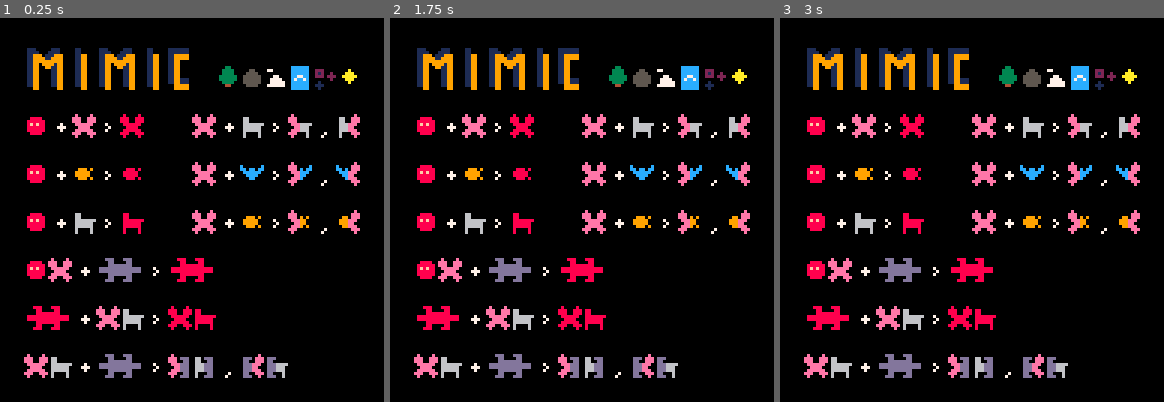
Above: before the commit, frames 1-3 (left to right).
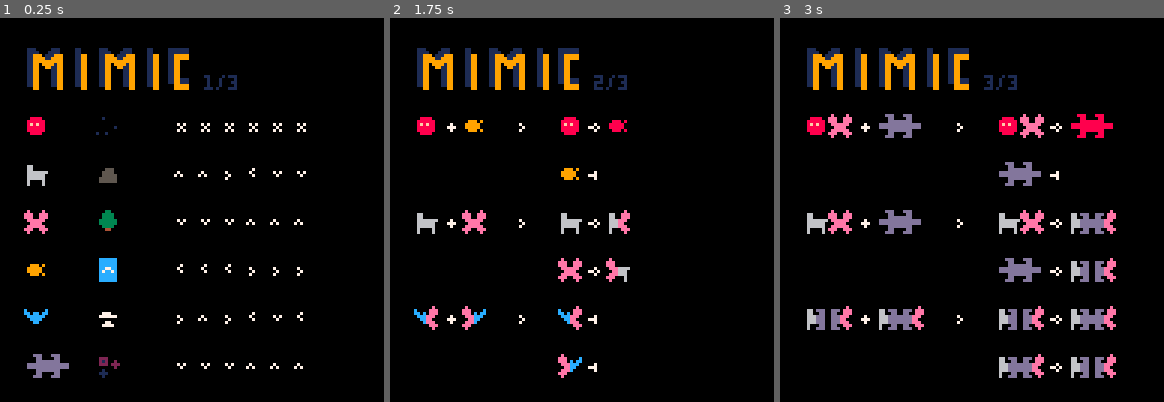
Above: after the commit, the same moments.

Repository: sourencho/mimic
Game: PICO-8 cartridge misc/mimic_rules.p8
The game is run twice, just before and just after one commit, with the same random seed, the same clock (stepped at 60 frames per second) and the same inputs.
Inputs:
- Up to frame 1 (0.25 s): no input
- Up to frame 2 (1.75 s): hold Right from 1.6 s (still down)
- Up to frame 3 (3 s): release Right at 2.1 s; hold Right from 2.47 s (still down)

The runs differ from the first frame. In frame 1, 10% of the frame differs, in the area x 6-94%, y 12-94%; in frame 2, 10%; in frame 3, 14%.

Commit message:
Add paging and more content to mimic rulebook

Diff:
--- a/misc/mimic_rules.p8
+++ b/misc/mimic_rules.p8
@@ -4,13 +4,36 @@
 -- mimic rules
 -- by sourencho
 
-cls()
-map(0, 0, 0, 0, 16, 16)
-
-function _draw()
-  -- noop
+
+CURR_PAGE = 1
+PAGE_COUNT = 3
+was_input = true
+
+function player_input()
+    if btnp(0) then
+        CURR_PAGE -= 1
+        was_input = true
+    elseif btnp(1) then
+        CURR_PAGE += 1
+        was_input = true
+    else
+        was_input = false
+    end
+    CURR_PAGE = mid(1, CURR_PAGE, PAGE_COUNT)
 end
 
+function _update()
+    if was_input then
+        cls()
+        map((CURR_PAGE - 1) * 16, 0, 0, 0, 16, 16)
+        print(CURR_PAGE.."/"..PAGE_COUNT, 68, 19, 1)
+    end
+
+    player_input()
+end
+
+
+
 
 
 
@@ -270,25 +293,25 @@
 
 
 __gff__
-0000000000000000000306020204000000000000000000000000000202000000000000000000000000000001000000000000000000000003060000000000000008101060606060020202020202028080040424404040400202020202000080800101214040404002020202020202000810101040404040020202020224212108
+0000000000000000000306020204000000000000000000000000000202000000000000000000000000000001000000000000000000000003060000030600000008101060606060020202020202028080040424404040400202020202212180800101214040404002020202020202212110101040404040020202020224212108
 0808080808080808080808080808080802020202020000000800000000000000020202020000000000000000000000000202020200000000000000000000000000000000000000000000000000000000000000000000000000000000000000000000000000000000000000000000000000000000000000000000000000000000
 __map__
-0000000000000000000000000000000000000000000000000000000000000000414171416161414141724141704141410000000000000000000000000000000060616162606060606060606060616060000000000000000000000000000000006057616061616060606061616060606100000000000000000000000000000000
-001b1c1f1b1c1f1d00000000000000000000000000000000000000000000000041714161626161414141704141414241000000000000000000000000000000006060616060606060606162606260606000000000000000000000000000000000617b616141724140414172414160616100000000000000000000000000000000
-002b2c2f2b2c2f2d006050537a4e4000000000000000000000000000000000004141604748784961414141417041414100000000000000000000000000000000484c6062606160616260606060606060000000000000000000000000000000006057604141414170414141414142616100000000000000000000000000000000
-0000000000000000000000000000000000000000000000000000000000000000716062574070674960704141414141410000000000000000000000000000000051576060604060606060606051606060000000000000000000000000000000006157614171414141417141414141416000000000000000004100000000000000
-00057c167d190000167c277d107e20000000000000000000000000000000000041416057414171674c614141707141410000000000000000000000000000000051677848484c6061474849606051606000000000000000000000000000000000626a484878484848794848487848484800000000000000000007000000000000
-00000000000000000000000000000000000000000000000000000000000000004141616a49414141576041414141414100000000000000000000000000000000505151515167484858707a5151516060000000000000000007000000000000005051515150606060515151515051505000000000000000000000000000000000
-00057c077d2a0000167c187d117e210000000000000000000000000000000000424141616749417057607160606070410000000000000000000000000000000050515151515151516a486c5151606060000000000000000000000000000000005150516060616060515051515160606100000000000000000000000000000000
-0000000000000000000000000000000000050000000000000000000000000000417041416067784858606062606060600000000000000000000000000000000050515051515050515151515151616060002700000000000000000000000015005150606072515151515151516060606000000000050000000000000000000000
-00057c277d290000167c077d127e220000000000000000000000000000000000414141416060606067496160606260600000000000000000000000000000000051515150515151515150774a51606060000000000000000000000000000000005161604241605151505151505160606100000000000000000000000000000000
-0000000000000000000000000000000000000000000000000000000000000000417141416160606160674848487949610000000000000000000000000007000041424141425151505151575150606060000005000000000000000000000000006061414170616060615150515150506000000000000000000000270000000000
-0005167c090a7d3738000000000000000000000000000000000000001500000071414170414141416060616160606a4800000000000000000000000000000000515141414141715147796c5160616061000000000000000000000000000000006041714141414161605160605151506000000000000000000000000000000000
-0000000000000000000000000000000000000000000000000000000000000000414141714141424141414260606061600000000000000000000000000000150050517748784848486c51515151506060000000000000000000000000000000006142606060607241606060616060616100000000000000000000000000000000
-0037387c16277d19290000000000000000000000000000000000000000000000414141417041414141414160606060600000000000000000000000000000000060505760505050515151515050516060000000000000000000000000000000006141606160606061606051606060506000000000001500000000000000000000
-0000000000000000000000000000000000000000000000000000000000000000414241417141414142414161626261600000000000000000000000000000000060615760605070415150515151606060000000000000000000000000000000006041606060616161515151515150505000000000000000000000000000000000
-0016277c090a7d02037e32330000000000000000000000000000000000000000414141704171414141414160616160610000050000000000000000000000000048486d60616050606051515060606061000000000000000000000000000000006042606060616060605150505150505000000000000000000000000000000000
-0000000000000000000000000000000000000000000000000000000000000000704141414170414141417141716061610000000000000000000000000000000060606060606261606160606060606162000000000000000000000000000000006160606160606161615150505050505000000000000000000000000000000000
+0000000000000000000000000000000000000000000000000000000000000000000000000000000000000000000000000000000000000000000000000000000060616162606060606060606060616060000000000000000000000000000000006057616061616060606061616060606100000000000000000000000000000000
+001b1c1f1b1c1f1d0000000000000000001b1c1f1b1c1f1d0000000000000000001b1c1f1b1c1f1d0000000000000000000000000000000000000000000000006060616060606060606162606260606000000000000000000000000000000000617b616141724140414172414160616100000000000000000000000000000000
+002b2c2f2b2c2f2d0000000000000000002b2c2f2b2c2f2d0000000000000000002b2c2f2b2c2f2d000000000000000000000000000000000000000000000000484c6062606160616260606060606060000000000000000000000000000000006057604141414170414141414142616100000000000000000000000000000000
+0000000000000000000000000000000000000000000000000000000000000000000000000000000000000000000000000000000000000000000000000000000051576060604060606060606051606060000000000000000000000000000000006157614171414141417141414141416000000000000000004100000000000000
+000500007100007f7f7f7f7f7f00000000057c07007d00056c2a0000000000000005167c090a007d0005166c373800000000000000000000000000000000000051677848484c6061474849606051606000000000000000000000000000000000626a484878484848794848487848484800000000000000000007000000000000
+00000000000000000000000000000000000000000000000000000000000000000000000000000000000000000000000000000000000000000000000000000000505151515167484858707a5151516060000000000000000007000000000000005051515150606060515151515051505000000000000000000000000000000000
+002700005100006f6f7d5c5d5d00000000000000000000076d00000000000000000000000000000000090a6d000000000000000000000000000000000000000050515151515151516a486c5151606060000000000000000000000000000000005150516060616060515051515160606100000000000000000000000000000000
+0000000000000000000000000000000000000000000000000000000000000000000000000000000000000000000000000000000000000000000000000000000050515051515050515151515151616060002700000000000000000000000015005150606072515151515151516060606000000000050000000000000000000000
+001600006000005d5d5d6f6f6f00000000277c16007d00276c200000000000000027167c090a007d0027166c3b3c00000000000000000000000000000000000051515150515151515150774a51606060000000000000000000000000000000005161604241605151505151505160606100000000000000000000000000000000
+0000000000000000000000000000000000000000000000000000000000000000000000000000000000000000000000000000000000000000000000000007000041424141425151505151575150606060000005000000000000000000000000006061414170616060615150515150506000000000000000000000270000000000
+000700007a00005c5c5c7d7d7d00000000000000000000166c10000000000000000000000000000000090a6c0332000000000000000000000000000000000000515141414141715147796c5160616061000000000000000000000000000000006041714141414161605160605151506000000000000000000000000000000000
+0000000000000000000000000000000000000000000000000000000000000000000000000000000000000000000000000000000000000000000000000000150050517748784848486c51515151506060000000000000000000000000000000006142606060607241606060616060616100000000000000000000000000000000
+001800006300007d6f7d5c5d5c00000000217c11007d00216d000000000000000003327c3b3c007d0003326c3b3c00000000000000000000000000000000000060505760505050515151515050516060000000000000000000000000000000006141606160606061606051606060506000000000001500000000000000000000
+0000000000000000000000000000000000000000000000000000000000000000000000000000000000000000000000000000000000000000000000000000000060615760605070415150515151606060000000000000000000000000000000006041606060616161515151515150505000000000000000000000000000000000
+00090a004e00005d5d5d6f6f6f00000000000000000000116d000000000000000000000000000000003b3c6c033200000000050000000000000000000000000048486d60616050606051515060606061000000000000000000000000000000006042606060616060605150505150505000000000000000000000000000000000
+0000000000000000000000000000000000000000000000000000000000000000000000000000000000000000000000000000000000000000000000000000000060606060606261606160606060606162000000000000000000000000000000006160606160606161615150505050505000000000000000000000000000000000
 4141414141414141414141414141414100000000000000000000000000000000606060606060606060606060606060600000000000000000000000000000000061606261606060606160506160616060000000000000000000000000000000006061616060616161615050505751505000000000000000000000000000000000
 4141414143414143416341414141414100000000000000000000000000000000606060606060606060606060606160610000000000150000000000000000000060616060606060616162615050626060000000000000000000000000000000006060606060616060605050476c51515100000000000000000000000000000000
 4143434143436343435343414143414100000000000000000000000000000000616161606161616161616061474878480000000000000000000000000000000060626260616161626060616050506060000000000000000000000000000000006060606060615b484848486d5151505000000000000000000000000000000000
Not shown, changed: 24 lines of the sprite sheet (__gfx__) section of misc/mimic_rules.p8
